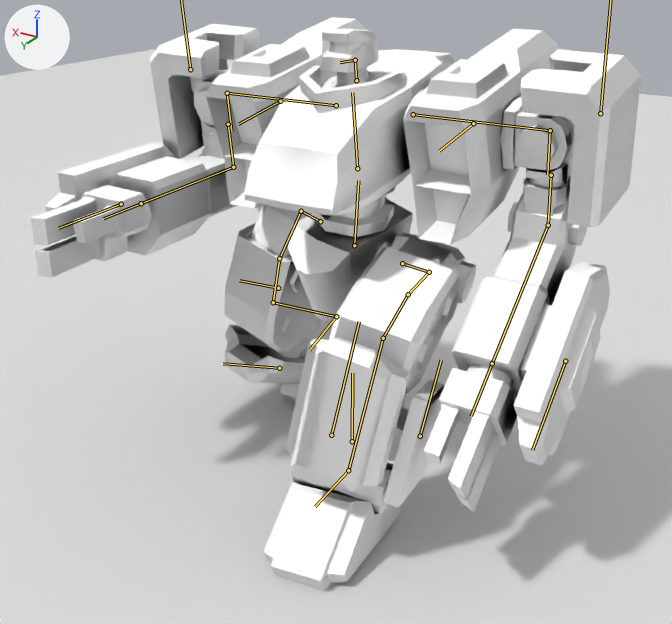
A saved change to the Blender file Art Assets/PRIMEOPS_2_ROBOT_2020-v1.6.blend.
Camera for both pictures: a camera (50 mm lens) standing at (-15.8, 27.5, 19.1) and looking at (-0.3, 1.7, 6.2). Lighting does not change. The marker at upper left points along +X, +Y and +Z. Both versions are drawn at frame 0 of the action 'Walk'; the numbers are the values there. The bones that bend it are drawn over the model as lines.

Names of what the first picture shows: 'Plane', 'Robot Body'.
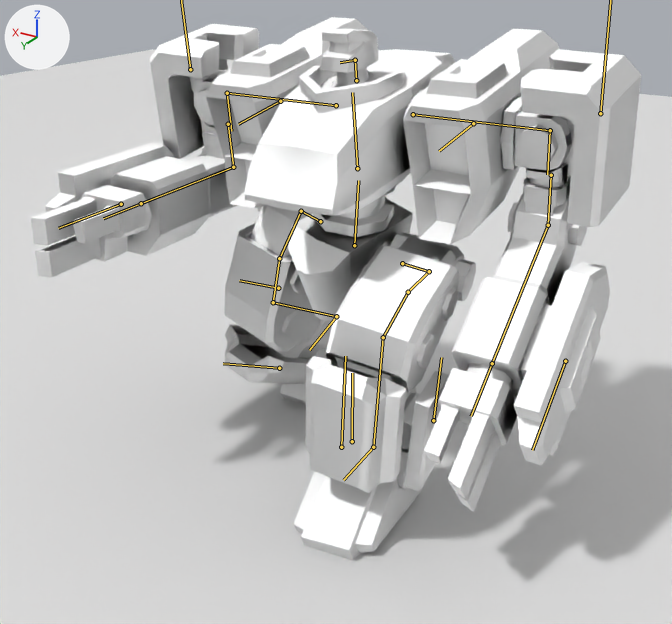
The change in detail:
Bone 'IKFoot.l' (bone_ikfoot_l) moves from (0.47, 5.82, -4.13) to (0.47, 4.09, -4.13).

Changed parts and their boxes (x1, y1, x2, y2) in the pictures (672 x 624 px):
'Robot Body', posed: before (31, 17, 641, 591); after (31, 17, 641, 560)
